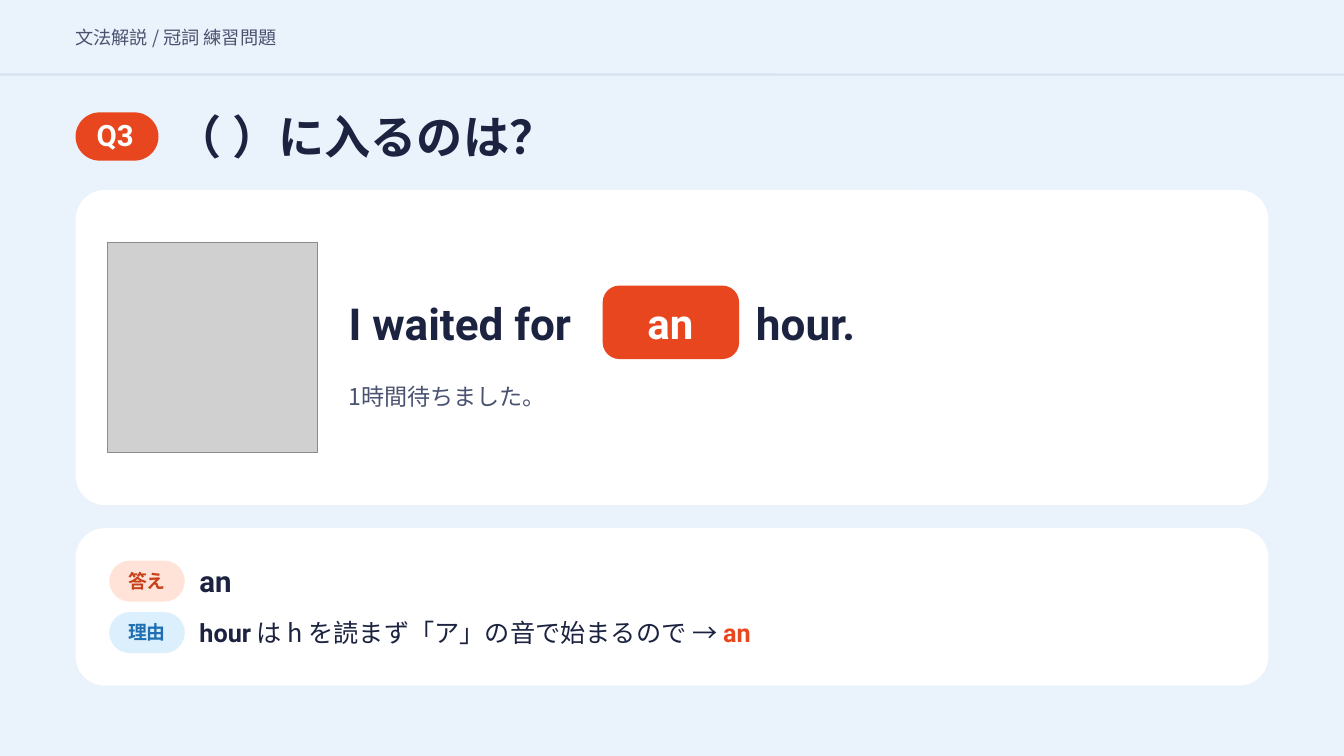
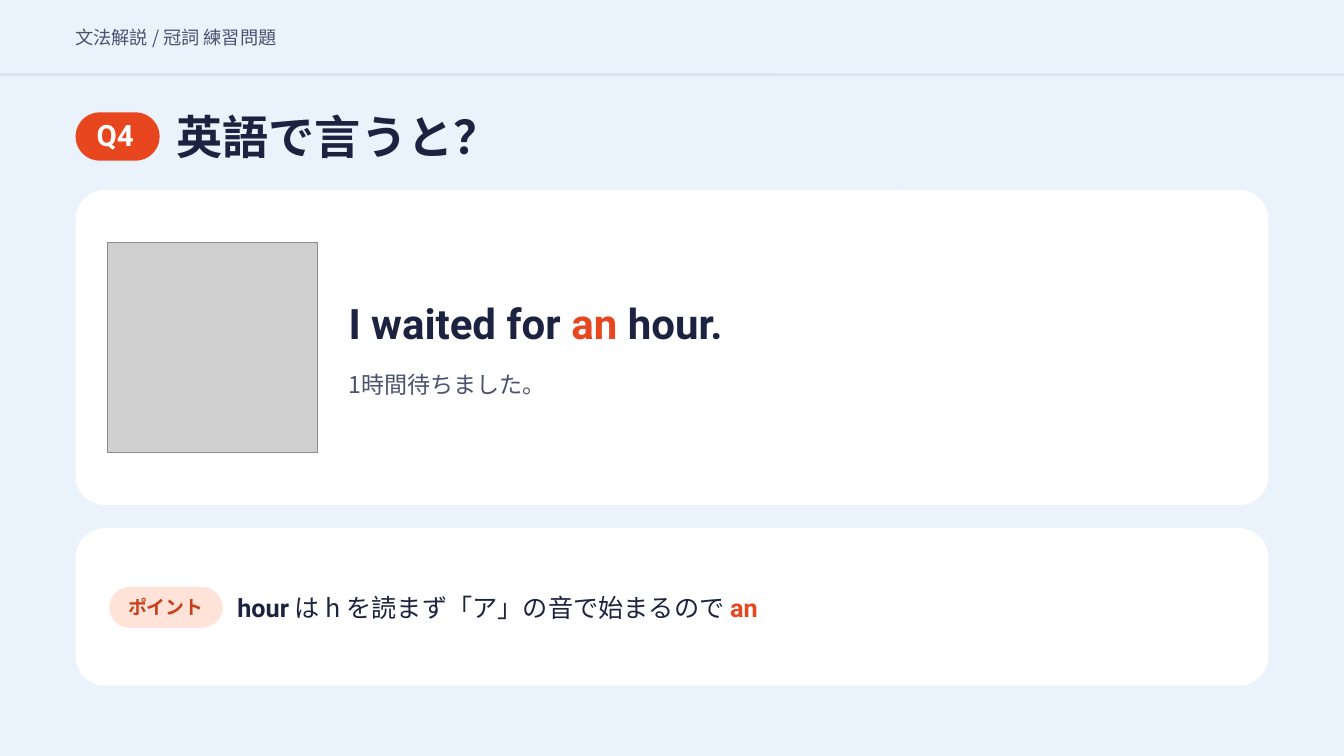
Before and after one commit to hinakajisaki-dev/hina-english, a slide deck: slide 11 of matome/articles-4/articles-4-slides.pptx (slide 10 before the commit). Drawn at 1344x756 pixels with LibreOffice and Linux fonts; fonts in the diff are those of the drawing; grey boxes stand for pictures. Boxes give left, top, right and bottom in pixels: in the first picture for what was removed or moved away, otherwise in the second. Text is boxed around its words. In the diff, an @@ line names an element or a change of style, - is before the commit and + after.

```diff
--- a/matome/articles-4/articles-4-slides.pptx
+++ b/matome/articles-4/articles-4-slides.pptx
@@ text at bbox=[176, 114, 499, 158]: text changed @@
-（ ）に入るのは？
+英語で言うと？
@@ text at bbox=[97, 125, 134, 150]: text changed @@
-Q3
+Q4
@@ rounded rectangle removed at bbox=[603, 285, 739, 359] @@
@@ text at bbox=[349, 307, 723, 340]: text changed; size 31.5 to 30 pt @@
-I waited for
+I waited for an hour.
@@ text removed at bbox=[647, 316, 693, 340] @@
-an
@@ text removed at bbox=[756, 307, 855, 341] @@
-hour.
@@ text "1時間待ちました。": place and size @@
-text "1時間待ちました。" at bbox=[349, 385, 546, 407]
+text "1時間待ちました。" at bbox=[349, 373, 546, 395]
@@ rounded rectangle: place and size @@
-rounded rectangle at bbox=[109, 561, 185, 602]
+rounded rectangle at bbox=[109, 587, 222, 628]
@@ text removed at bbox=[128, 572, 166, 590] @@
-答え
@@ text added at bbox=[128, 597, 203, 615], 13.5 pt, text #C8401A, bold @@
+ポイント
@@ text removed at bbox=[199, 576, 231, 593] @@
-an
@@ text at bbox=[237, 595, 758, 619]: text changed @@
-hour は h を読まず「ア」の音で始まるので → an
+hour は h を読まず「ア」の音で始まるので an
@@ rounded rectangle removed at bbox=[109, 612, 185, 653] @@
@@ text removed at bbox=[128, 623, 166, 641] @@
-理由
```
Also in this commit, not shown: 49 other slides changed, 1 slide added, 2 slides removed, 3 other files.
